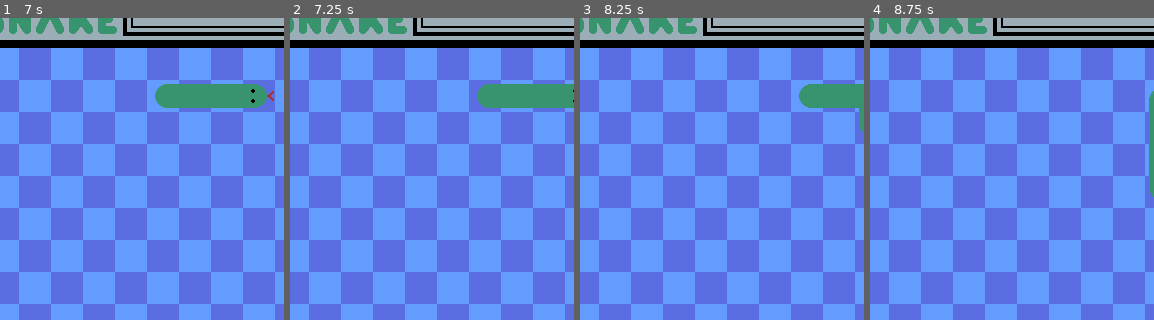
Above: before the commit, frames 1-4 (left to right).
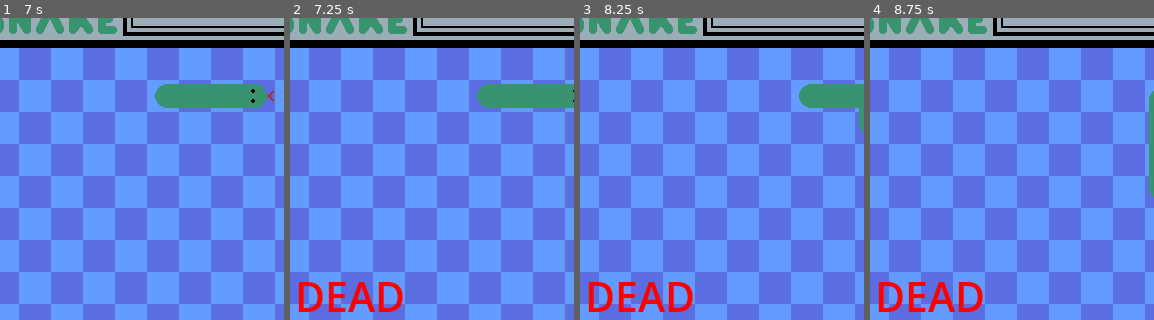
Above: after the commit, the same moments.

Repository: conor-wilson/snake
Game: Godot game, scene res://scenes/main.tscn
Two runs of this game, one before a commit and one after it. Both use one fixed random seed, a clock stepped at 60 frames per second and the inputs below. This scene is started directly instead of the project's main scene.
Inputs:
- Up to frame 1 (7 s): hold Up (move_up) 0.53-2.03 s; hold Left (move_left) 2.03-3.53 s; hold Down (move_down) 3.53-4.28 s; hold Right (move_right) 4.28-5.03 s; hold Up (move_up) 5.03-5.78 s; hold Right (move_right) from 5.78 s (still down)
- Up to frame 2 (7.25 s): keep holding Right (move_right)
- Up to frame 3 (8.25 s): tap Enter at 8 s; release Right (move_right) at 8.03 s; hold Down (move_down) from 8.03 s (still down)
- Up to frame 4 (8.75 s): keep holding Down (move_down)
The pictures show only the part of the screen within x 41-91%, y 6-56%; the shares and areas given below are measured in that part.

Frame 1 is identical in both runs. In frame 2, 1.8% of the frame differs, in the area x 2-40%, y 87-98%; in frame 3, 1.8%; in frame 4, 1.8%.

Commit message:
Added death message label when snake hits a wall or itself

Diff:
--- a/scenes/snake.gd
+++ b/scenes/snake.gd
@@ -1,5 +1,6 @@
 extends TileMap
 
+signal hit
 var snakeTiles : Array[SnakeTile] # The array of coordinates that the snake occupies
 var direction  : Vector2          # The cardinal direction of the snake's head
 
@@ -67,7 +68,7 @@
 
 	# Case where the snake something that is not an apple
 	else:
-		# TODO: Make the snake die here.
+		hit.emit()
 		return
 
 # TODO: descriptor
